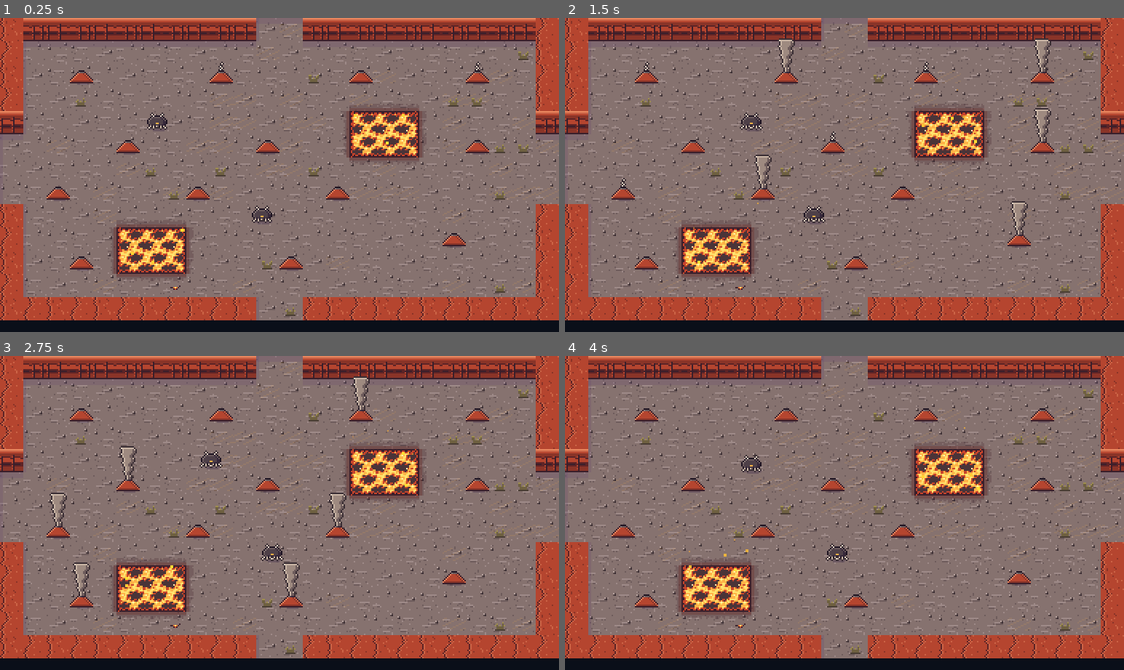
Above: before the commit, frames 1-4 (two rows, left to right).
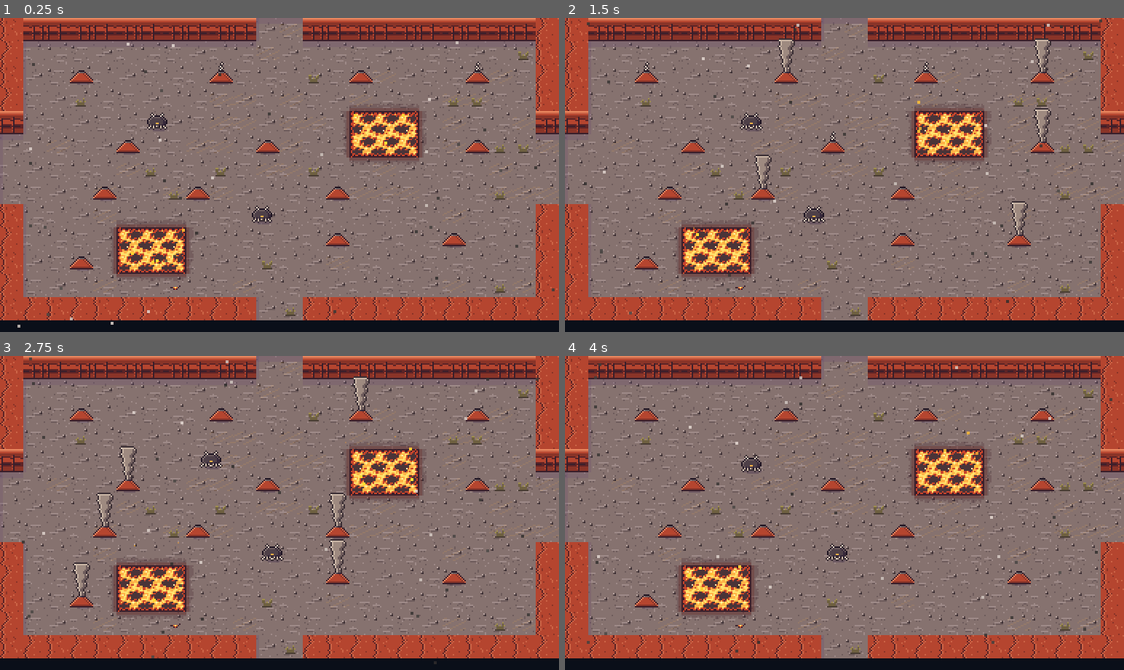
Above: after the commit, the same moments.

Repository: ashciraulo/Leviathan
Game: Godot game, scene res://rooms/room_8_-2.tscn
Two runs of this game, one before a commit and one after it. Both use one fixed random seed, a clock stepped at 60 frames per second and the inputs below. This scene is started directly instead of the project's main scene.
Inputs (mouse positions are in pixels of both pictures, inside the frame that each line leads up to):
- Up to frame 1 (0.25 s): no input
- Up to frame 2 (1.5 s): tap Enter (ui_accept) at 0.5, 0.77, 1.07 s; move the mouse to (967, 159) at 0.52 s; hold D (move_right) 0.53-1.25 s; hold J (attack) 0.53-1.25 s; click (967, 159) at 0.67 s; drag from (732, 190) to (648, 46) at 1.27 s
- Up to frame 3 (2.75 s): move the mouse to (335, 443) at 2.02 s; hold D (move_right) from 2.03 s (still down); hold K (interact) from 2.03 s (still down)
- Up to frame 4 (4 s): release D (move_right) at 2.75 s; release K (interact) at 2.75 s; drag from (816, 575) to (788, 384) at 2.77 s; move the mouse to (1012, 560) at 3.52 s; hold A (move_left) from 3.53 s (still down); hold I (item_2) from 3.53 s (still down); tap Enter (ui_accept) at 3.77 s

The runs differ from the first frame. In frame 1, 0.7% of the frame differs, in the area x 3-100%, y 7-99%; in frame 2, 0.8%; in frame 3, 1.2%, in the area x 3-97%, y 0-99%; in frame 4, 0.8%.

Commit message:
Weather in every region, and two geysers moved off a room entrance
Ash sifts down over Cinderreach and snow over Frostspine (the same falling
flakes), sand blows across the Ossuary dunes and a light sea breeze over
Saltmarrow and the Verge. Two geysers in Geyser Basin (8,-2) sat two tiles
from the west and south entrances, so Wren walked straight into them on
arrival; they move further in.

Co-Authored-By: Claude Opus 5.5 <noreply@anthropic.com>
Claude-Session: https://claude.ai/code/session_01UYEn5XZXkHTUvmfLbrhNvJ

Diff:
--- a/rooms/room_8_-2.tscn
+++ b/rooms/room_8_-2.tscn
@@ -13,9 +13,9 @@
 #.....e........~~~.....#
 .....y.....y...~~~..y...
 ........................
-..y.....y.....y.........
+....y...y.....y.........
 #..........e...........#
-#....~~~...........y...#
-#..y.~~~....y..........#
+#....~~~......y....y...#
+#..y.~~~...............#
 #......................#
 ###########..###########"
--- a/scripts/world/ambience.gd
+++ b/scripts/world/ambience.gd
@@ -4,7 +4,8 @@
 ## with their shadows sliding over the ground, fish gliding under the water
 ## (now and then one jumps), shore crabs that scuttle off when Wren comes
 ## near, butterflies in Brinewood, fireflies and mist over the Gloamfen,
-## wind streaks over the heights, embers
+## wind streaks over the heights and sand blowing over the dunes, ash and
+## embers
 ## drifting up off Cinderreach's lava, and buzzards' shadows circling the
 ## Ossuary. It has no collisions and does no harm: it only draws. A room
 ## outside the dungeons adds one (see Room).
@@ -17,15 +18,17 @@
 
 ## How much of each kind of life a biome has.
 const LIFE := {
-	"saltmarrow": {"gulls": 3, "fish": 3, "crabs": 4},
+	"saltmarrow": {"gulls": 3, "fish": 3, "crabs": 4, "gusts": 2},
 	"brinewood": {"gulls": 1, "fish": 3, "butterflies": 5, "mist": 3},
-	"cinderreach": {"embers": 14},
+	"cinderreach": {"embers": 14, "ash": 40},
 	"gloamfen": {"fish": 2, "fireflies": 12, "mist": 4},
 	"windmere": {"gulls": 4, "butterflies": 2, "gusts": 5},
-	"frostspine": {"gulls": 2, "fish": 2, "gusts": 3},
-	"sunken_verge": {"gulls": 3, "fish": 2, "crabs": 3},
-	"ossuary": {"buzzards": 2},
+	"frostspine": {"gulls": 2, "fish": 2, "gusts": 3, "snow": 60},
+	"sunken_verge": {"gulls": 3, "fish": 2, "crabs": 3, "gusts": 2},
+	"ossuary": {"buzzards": 2, "gusts": 4},
 }
+## Wind streak colours: sea air is white, the dunes blow sand.
+const GUST_COLOUR := {"ossuary": Color(0.7, 0.55, 0.36), "cinderreach": Color(0.75, 0.7, 0.68)}
 ## Gulls fly this high: their shadow falls this far below them.
 const GULL_HEIGHT := 26.0
 ## Crabs bolt when Wren comes this close (px), and settle this far away.
@@ -52,6 +55,8 @@
 ## Weather: low mist drifting through the woods and fens, and wind streaks
 ## racing over the heights.
 var mist: Array[Dictionary] = []
+## Flakes sifting down: grey ash over Cinderreach, snow over Frostspine.
+var ash: Array[Dictionary] = []
 var gusts: Array[Dictionary] = []
 var _water: Array[Vector2i] = []
 var _sand: Array[Vector2i] = []
@@ -95,6 +100,13 @@
 		mist.append(_new_mist(true))
 	for i in int(life.get("gusts", 0)):
 		gusts.append(_new_gust(true))
+	for i in int(life.get("ash", 0)):
+		ash.append(_new_ash(true))
+	# Snow falls the same way, only white.
+	for i in int(life.get("snow", 0)):
+		var flake := _new_ash(true)
+		flake["shade"] = 1.0
+		ash.append(flake)
 
 
 ## Sorts the room's tiles: open water, sand by the water (for crabs), and
@@ -185,6 +197,12 @@
 		"length": _rnd.randf_range(28.0, 56.0), "speed": _rnd.randf_range(110.0, 170.0),
 		"age": _rnd.randf() * 1.5 if anywhere else 0.0, "life": _rnd.randf_range(1.0, 1.8),
 		"wait": 0.0 if anywhere else _rnd.randf_range(0.5, 3.0)}
+
+
+## A flake of ash, falling slowly and swaying as it goes.
+func _new_ash(anywhere: bool) -> Dictionary:
+	return {"pos": Vector2(_rnd.randf_range(0.0, Room.SIZE.x), _rnd.randf_range(0.0, Room.SIZE.y) if anywhere else -4.0),
+		"fall": _rnd.randf_range(8.0, 16.0), "clock": _rnd.randf() * TAU, "shade": _rnd.randf_range(0.18, 0.32) if _rnd.randf() < 0.7 else _rnd.randf_range(0.8, 0.9)}
 
 
 func _new_crab() -> Dictionary:
@@ -231,6 +249,14 @@
 		m["pos"] = (m["pos"] as Vector2) + Vector2(float(m["speed"]) * delta, 0.0)
 		if (m["pos"] as Vector2).x - (m["size"] as Vector2).x > Room.SIZE.x:
 			m.merge(_new_mist(false), true)
+	for a in ash:
+		a["clock"] = float(a["clock"]) + delta
+		a["pos"] = (a["pos"] as Vector2) + Vector2(sin(float(a["clock"]) * 1.3) * 6.0, float(a["fall"])) * delta
+		if (a["pos"] as Vector2).y > Room.SIZE.y + 4.0:
+			var shade := float(a["shade"])
+			a.merge(_new_ash(false), true)
+			if shade >= 1.0:
+				a["shade"] = 1.0
 	for g in gusts:
 		if float(g["wait"]) > 0.0:
 			g["wait"] = float(g["wait"]) - delta
@@ -383,8 +409,18 @@
 		var alpha := sin(clampf(t, 0.0, 1.0) * PI) * 0.75
 		var start: Vector2 = (g["pos"] as Vector2).floor()
 		var length := float(g["length"])
-		_high.draw_rect(Rect2(start, Vector2(length, 1)), Color(1, 1, 1, alpha))
-		_high.draw_rect(Rect2(start + Vector2(length * 0.3, -2).floor(), Vector2(length * 0.4, 1).floor()), Color(1, 1, 1, alpha * 0.6))
+		var tint: Color = GUST_COLOUR.get(_room.biome if _room else "", Color.WHITE)
+		_high.draw_rect(Rect2(start, Vector2(length, 1)), Color(tint, alpha))
+		_high.draw_rect(Rect2(start + Vector2(length * 0.3, -2).floor(), Vector2(length * 0.4, 1).floor()), Color(tint, alpha * 0.6))
+	for a in ash:
+		var grey := float(a["shade"])
+		var at := (a["pos"] as Vector2).floor()
+		if grey >= 1.0:
+			# A snowflake: white, with a faint blue shadow so it shows on snow.
+			_high.draw_rect(Rect2(at + Vector2(1, 1), Vector2(2, 2)), Color(0.45, 0.55, 0.75, 0.35))
+			_high.draw_rect(Rect2(at, Vector2(2, 2)), Color(1, 1, 1, 0.95))
+		else:
+			_high.draw_rect(Rect2(at, Vector2(2, 2)), Color(grey, grey * 0.95, grey * 0.92, 0.85))
 	for g in gulls:
 		if float(g["wait"]) > 0.0:
 			continue
--- a/tests/screenshots.gd
+++ b/tests/screenshots.gd
@@ -1390,6 +1390,7 @@
 		Vector2i(7, 0): ["amb_bleached_strand", Vector2i(11, 11)],
 		Vector2i(5, -3): ["amb_gale_flats", Vector2i(13, 4)],
 		Vector2i(0, -1): ["amb_saltmarrow_village", Vector2i(5, 11)],
+		Vector2i(0, -3): ["amb_glacier_foot", Vector2i(11, 2)],
 	}
 	for coord: Vector2i in shots:
 		var tile: Vector2i = shots[coord][1]
--- a/tests/smoke_test.gd
+++ b/tests/smoke_test.gd
@@ -3623,8 +3623,10 @@
 	add_child(hull)
 	_check(hull.get_node_or_null("Ambience") == null, "dungeons have no gulls")
 	hull.queue_free()
-	# Weather: mist in Brinewood, wind over Windmere.
-	for case in [["res://rooms/room_3_0.tscn", "mist"], ["res://rooms/room_5_-3.tscn", "gusts"]]:
+	# Weather: mist in Brinewood, wind over Windmere, ash over Cinderreach,
+	# snow (the same falling flakes) over Frostspine, sand blowing over the Ossuary.
+	for case in [["res://rooms/room_3_0.tscn", "mist"], ["res://rooms/room_5_-3.tscn", "gusts"],
+			["res://rooms/room_8_-2.tscn", "ash"], ["res://rooms/room_0_-3.tscn", "ash"], ["res://rooms/room_7_0.tscn", "gusts"]]:
 		var weather_room: Room = (load(case[0]) as PackedScene).instantiate()
 		add_child(weather_room)
 		var weather := weather_room.get_node_or_null("Ambience") as Ambience
